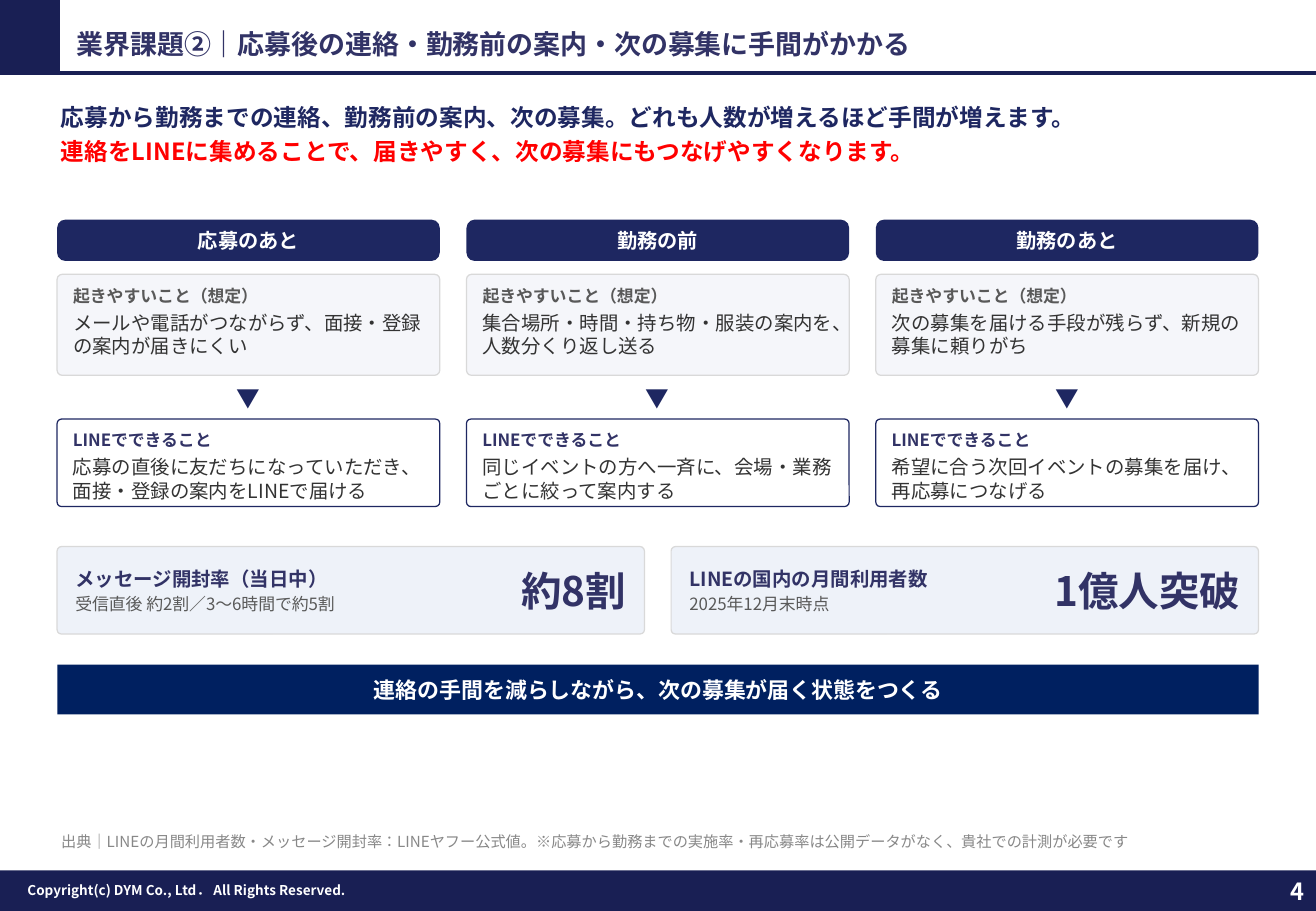
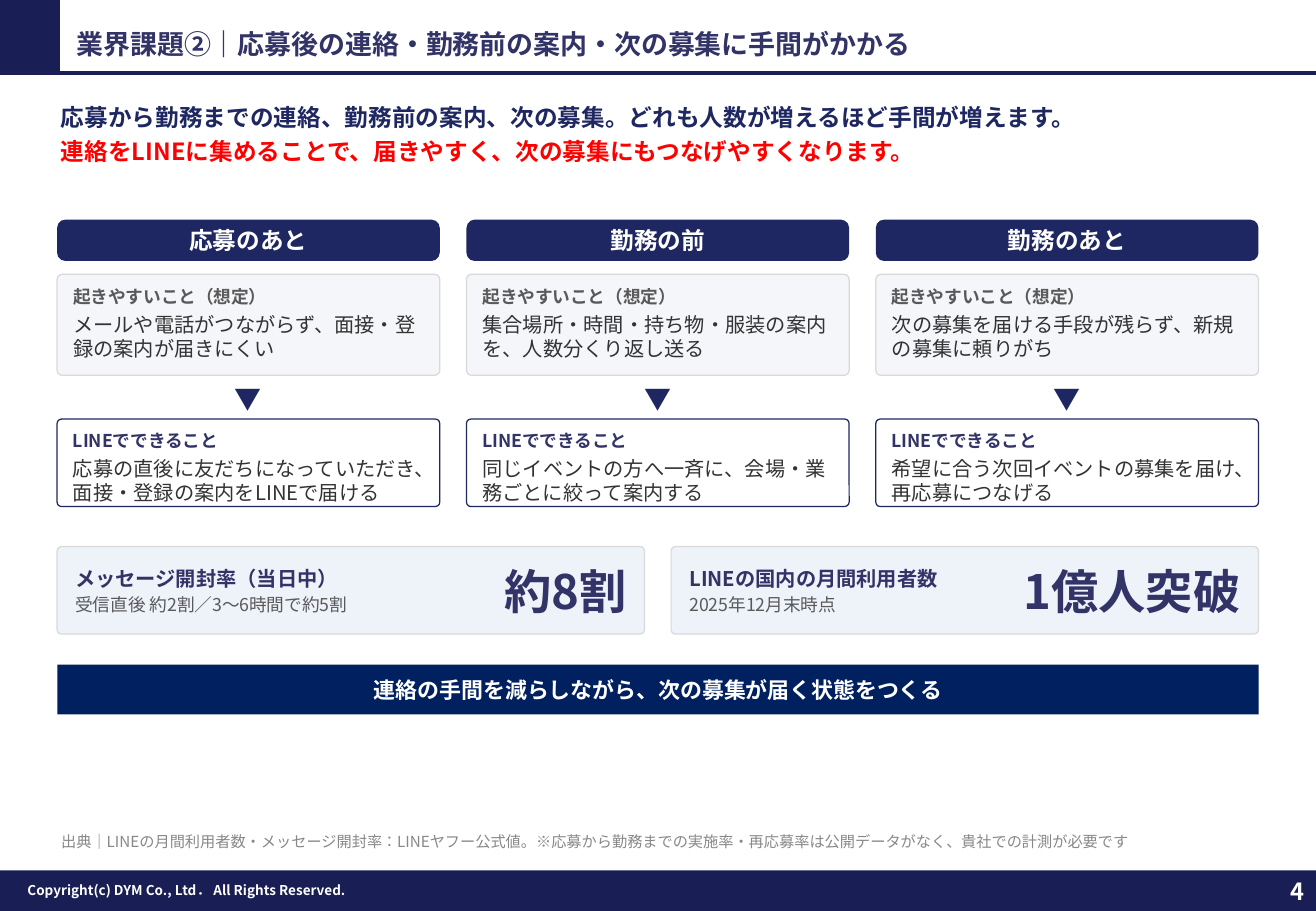
Before and after one commit to tonomura-r-dev/folder, a slide deck: slide 4 of 202610_株式会社横浜シミズ御中_LINE公式アカウント運用のご提案.pptx. Drawn at 1316x911 pixels with LibreOffice and Linux fonts; fonts in the diff are those of the drawing; background and template pictures are left out. Boxes give left, top, right and bottom in pixels: in the first picture for what was removed or moved away, otherwise in the second. Text is boxed around its words. In the diff, an @@ line names an element or a change of style, - is before the commit and + after.

```diff
--- a/202610_株式会社横浜シミズ御中_LINE公式アカウント運用のご提案.pptx
+++ b/202610_株式会社横浜シミズ御中_LINE公式アカウント運用のご提案.pptx
@@ size 12 to 14 pt in 3 elements at <box>57,220,440,261</box>, <box>467,220,849,261</box>, <box>876,220,1259,261</box> @@
@@ rounded rectangle "起きやすいこと（想定）" at <box>57,275,440,375</box>: size 10 to 10.5 pt in "起きやすいこと（想定）"; size 11.5 to 12 pt in "メールや電話がつながらず、面接・登録の案内が届きにくい" @@
@@ rounded rectangle "起きやすいこと（想定）" at <box>467,275,849,375</box>: size 10 to 10.5 pt in "起きやすいこと（想定）"; size 11.5 to 12 pt in "集合場所・時間・持ち物・服装の案内を、人数分くり返し送る" @@
@@ rounded rectangle "起きやすいこと（想定）" at <box>876,275,1259,375</box>: size 10 to 10.5 pt in "起きやすいこと（想定）"; size 11.5 to 12 pt in "次の募集を届ける手段が残らず、新規の募集に頼りがち" @@
@@ size 14 to 16 pt in 3 elements at <box>218,380,278,417</box>, <box>628,380,689,417</box>, <box>1038,380,1098,417</box> @@
@@ rounded rectangle "LINEでできること" at <box>57,419,440,507</box>: size 10 to 10.5 pt in "LINEでできること"; size 11.5 to 12 pt in "応募の直後に友だちになっていただき、面接・登録の案内をLINEで届ける" @@
@@ rounded rectangle "LINEでできること" at <box>467,419,849,507</box>: size 10 to 10.5 pt in "LINEでできること"; size 11.5 to 12 pt in "同じイベントの方へ一斉に、会場・業務ごとに絞って案内する" @@
@@ rounded rectangle "LINEでできること" at <box>876,419,1259,507</box>: size 10 to 10.5 pt in "LINEでできること"; size 11.5 to 12 pt in "希望に合う次回イベントの募集を届け、再応募につなげる" @@
@@ text "メッセージ開封率（当日中）" at <box>75,568,348,613</box>: size 11.5 to 12 pt in "メッセージ開封率（当日中）"; size 10 to 10.5 pt in "受信直後 約2割／3〜6時間で約5割" @@
@@ text "約8割" at <box>504,569,626,614</box>: size 24 to 28 pt @@
@@ text "LINEの国内の月間利用者数" at <box>689,569,937,613</box>: size 11.5 to 12 pt in "LINEの国内の月間利用者数"; size 10 to 10.5 pt in "2025年12月末時点" @@
@@ text "1億人突破" at <box>1024,569,1241,613</box>: size 24 to 28 pt @@
```
Also in this commit, not shown: 6 other slides changed, 1 slide added, 4 other files.
